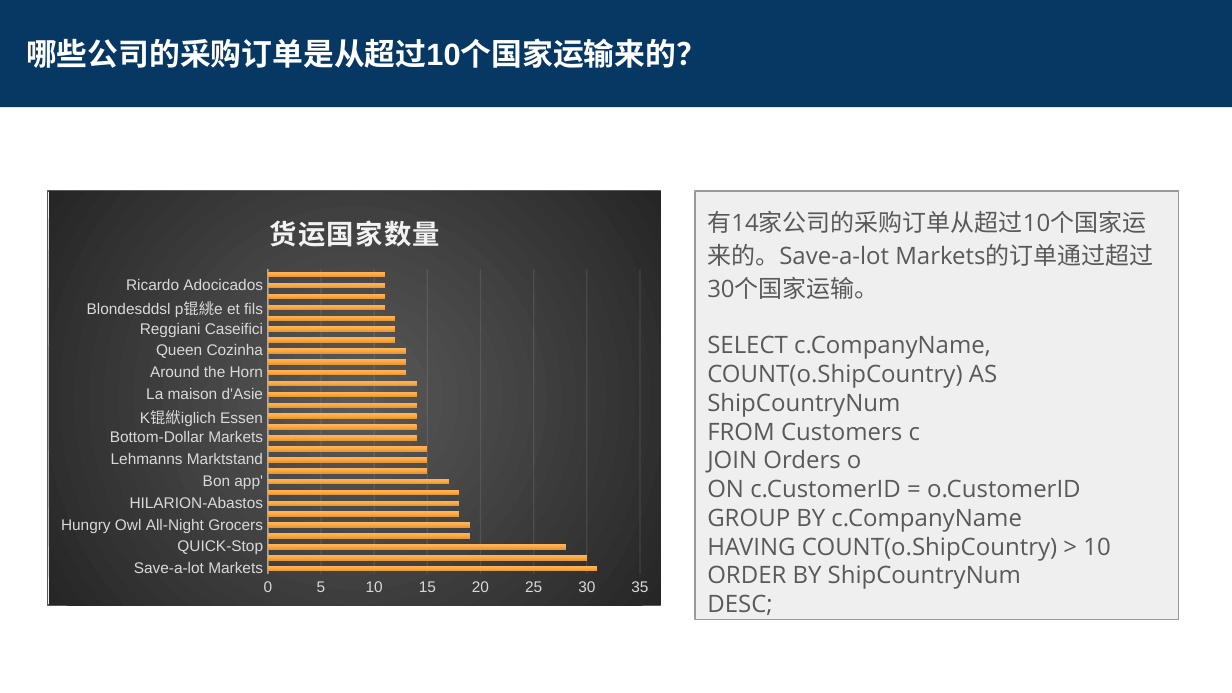
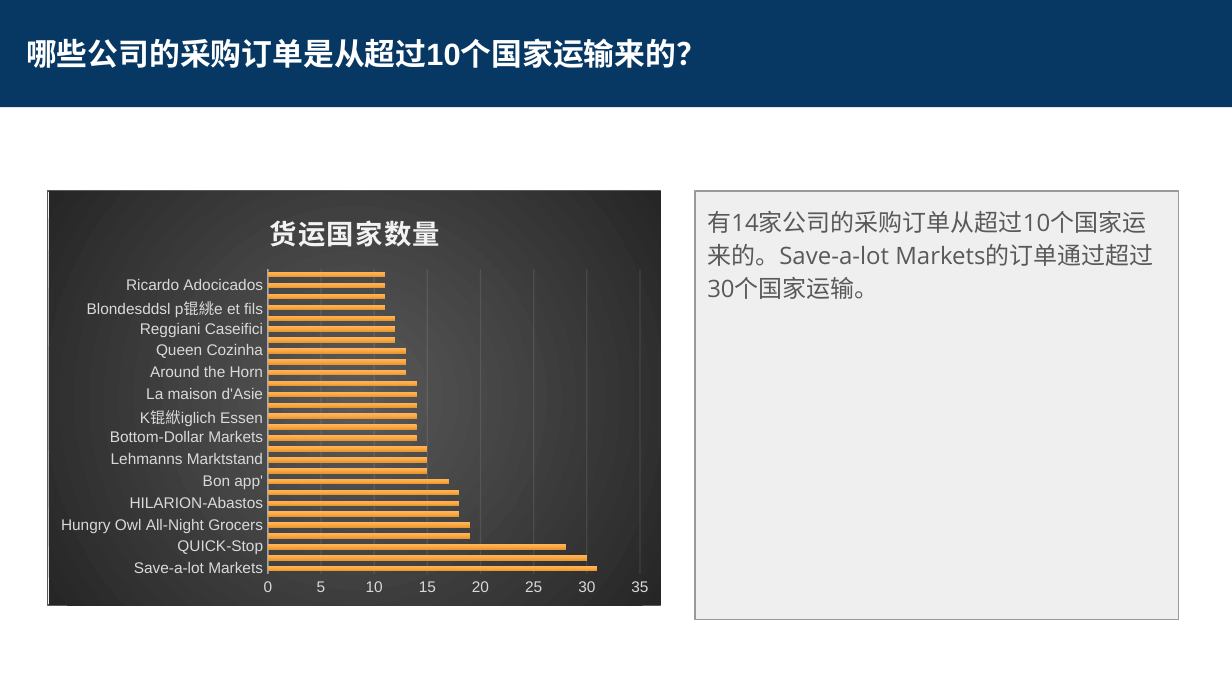
Before and after one commit to leesper/become-business-analyst, a slide deck: slide 1 of P4_CreateReportDB/SQL Project Submission.pptx. Drawn at 1232x693 pixels with LibreOffice and Linux fonts; fonts in the diff are those of the drawing. Boxes give left, top, right and bottom in pixels: in the first picture for what was removed or moved away, otherwise in the second. Text is boxed around its words. In the diff, an @@ line names an element or a change of style, - is before the commit and + after.

```diff
--- a/P4_CreateReportDB/SQL Project Submission.pptx
+++ b/P4_CreateReportDB/SQL Project Submission.pptx
@@ text at box(707, 335, 1110, 615): paragraphs removed @@
-SELECT c.CompanyName, COUNT(o.ShipCountry) AS ShipCountryNum
-FROM Customers c
-JOIN Orders o
-ON c.CustomerID = o.CustomerID
-GROUP BY c.CompanyName
-HAVING COUNT(o.ShipCountry) > 10
-ORDER BY ShipCountryNum
-DESC;
```
Also in this commit, not shown: 15 other slides changed, 1 other file.
